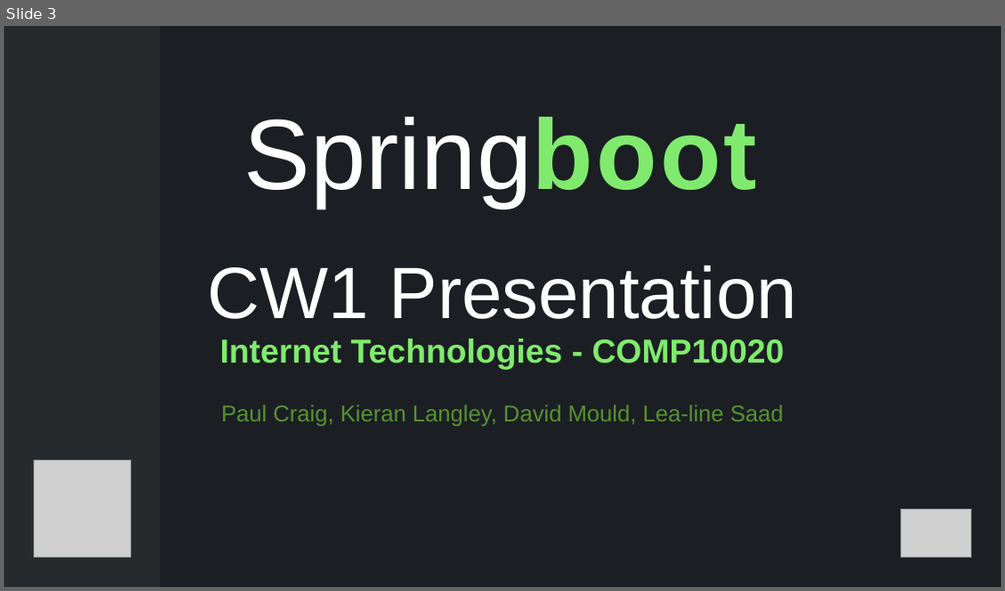
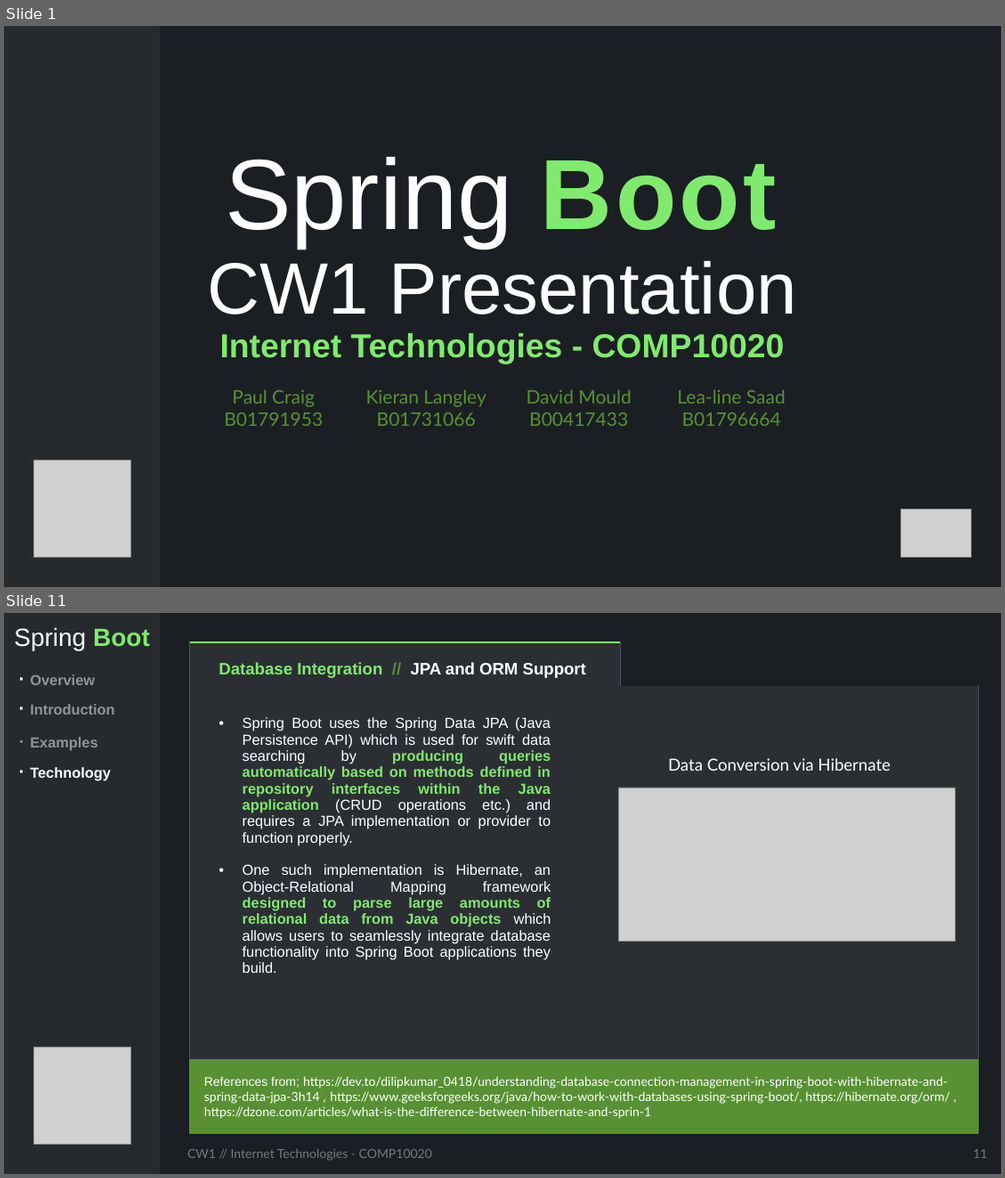
Before and after one commit to FEDavid/CW1_Internet_Technologies_COMP10020, a slide deck: Presentation.pptx. Shown one above the other, each under a label of ours: slide 3 before the commit, slides 1 and 11 after it; the slides between them are not shown. The pictures are 1005x591 and 1005x1178 pixels, drawn with LibreOffice and Linux fonts; fonts in the diff are those of the drawing; grey boxes stand for pictures. Boxes give left, top, right and bottom in pixels: in the first picture for what was removed or moved away, otherwise in the second. Text is boxed around its words. In the diff, an @@ line names an element or a change of style, - is before the commit and + after.

```diff
--- a/Presentation.pptx
+++ b/Presentation.pptx
@@ slide 11 added at bbox=[4, 613, 1001, 1174], background #1B1F23 @@
@@ rectangle added at bbox=[4, 613, 161, 1174], fill #262A2D @@
@@ text added at bbox=[14, 627, 150, 650], 24 pt, text #FFFFFF @@
+Spring Boot
@@ table added at bbox=[189, 642, 971, 1134], 3 rows, 3 columns @@
+Database Integration // JPA and ORM Support |  | 
+Spring Boot uses the Spring Data JPA (Java Persistence API) which is used for swift data searching by producing queries automatically based on methods defined in repository interfaces within the Java application (CRUD operations etc.) and requires a JPA implementation or provider to function properly. / One such implementation is Hibernate, an Object-Relational Mapping framework designed to parse large amounts of relational data from Java objects which allows users to seamlessly integrate database functionality into Spring Boot applications they build. | Data Conversion via Hibernate | 
+References from; https://dev.to/dilipkumar_0418/understanding-database-connection-management-in-spring-boot-with-hibernate-and-spring-data-jpa-3h14 , https://www.geeksforgeeks.org/java/how-to-work-with-databases-using-spring-boot/, https://hibernate.org/orm/ , https://dzone.com/articles/what-is-the-difference-between-hibernate-and-sprin-1 |  | 
@@ text added at bbox=[30, 674, 95, 685], 14 pt, text #FFFFFF at 50% opacity, bold @@
+· Overview
@@ text added at bbox=[30, 704, 114, 714], 14 pt, text #FFFFFF at 50% opacity, bold @@
+· Introduction
@@ text added at bbox=[30, 737, 97, 751], 14 pt, text #FFFFFF at 50% opacity, bold @@
+· Examples
@@ text added at bbox=[30, 767, 111, 781], 14 pt, text #FFFFFF, bold @@
+· Technology
@@ picture added at bbox=[619, 787, 956, 941] @@
@@ picture added at bbox=[33, 1047, 130, 1144] @@
@@ text added at bbox=[187, 1149, 432, 1160], 12 pt, text #797979 @@
+CW1 // Internet Technologies - COMP10020
@@ page number added at bbox=[973, 1149, 987, 1158], 12 pt, text #797979 @@
+11
@@ what was slide 3 is now slide 1 @@
@@ slide 1 changed as well @@
@@ title at bbox=[208, 157, 797, 364]: text changed; size 22 to 32 pt; text colour #589133 to #80EA6E; bold on @@
-Springboot
-d
-CW1 Presentation
-Internet Technologies - COMP10020
-Paul Craig, Kieran Langley, David Mould, Lea-line Saad
+Spring Boot
+CW1 Presentation
+Internet Technologies - COMP10020
@@ table added at bbox=[197, 386, 807, 431], 2 rows, 4 columns @@
+Paul Craig | Kieran Langley | David Mould | Lea-line Saad
+B01791953 | B01731066 | B00417433 | B01796664
```
Also in this commit, not shown: 14 other slides added, 4 slides removed, 9 other files.
